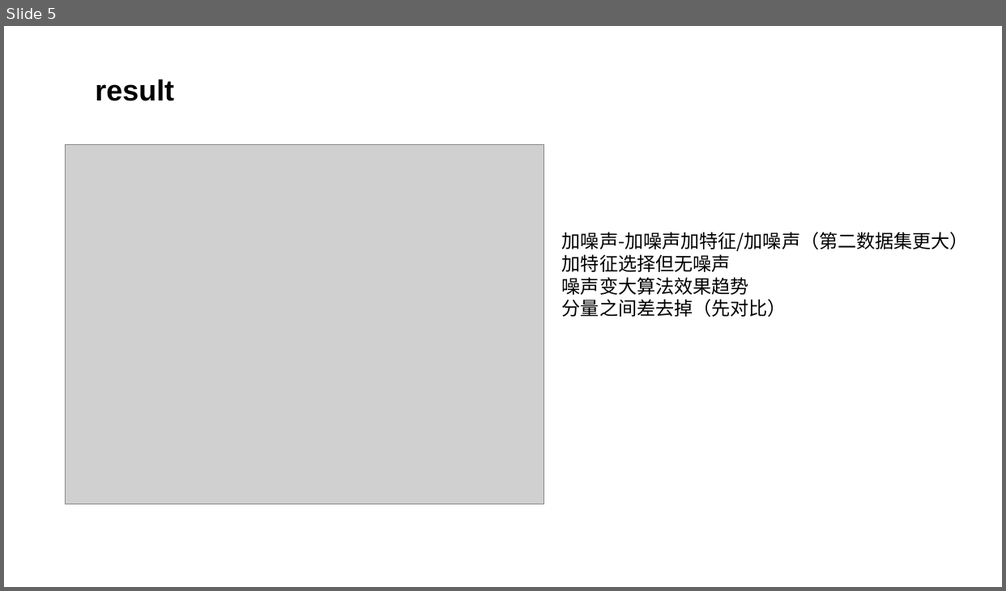
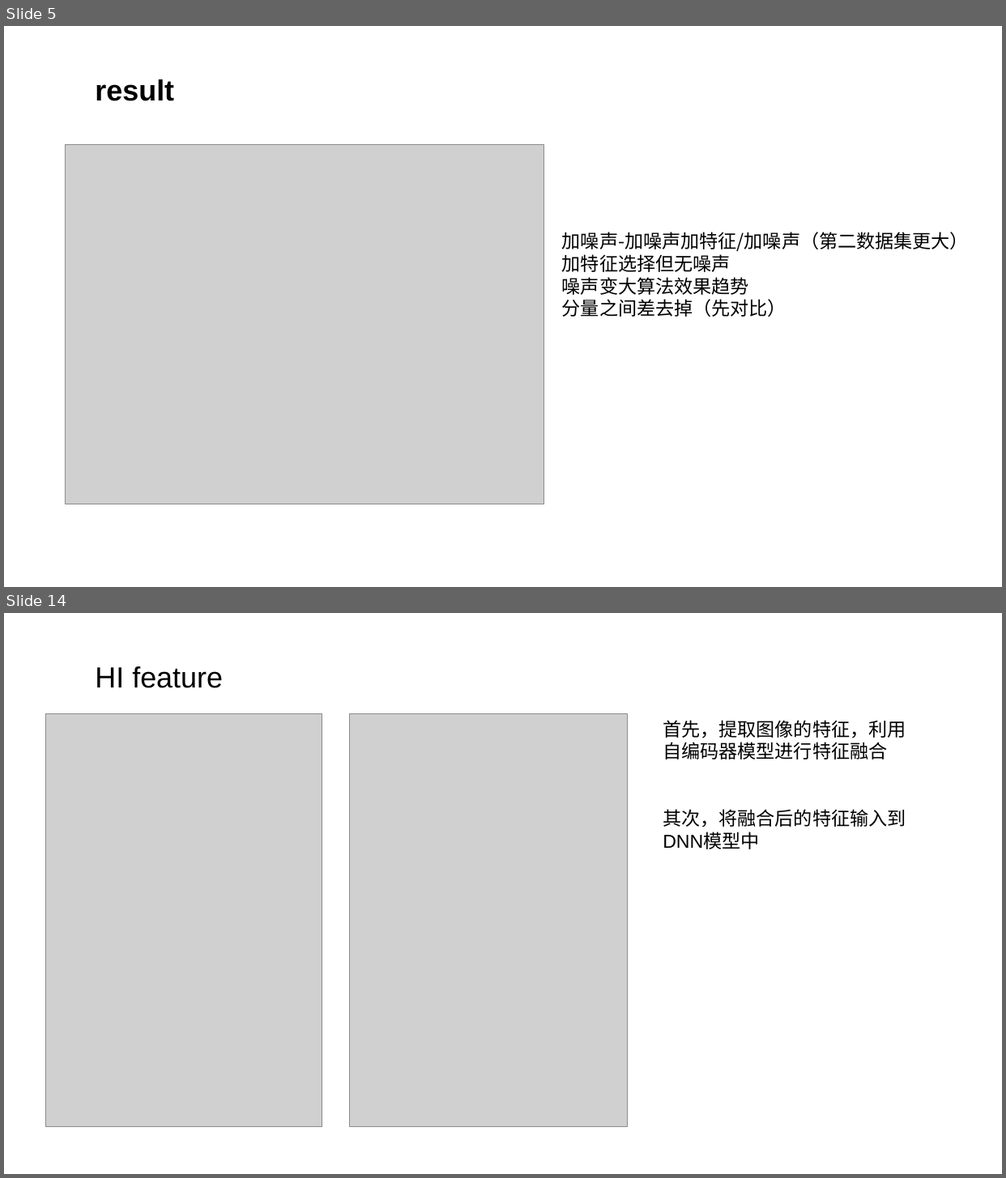
Before and after one commit to lucking666/sys, a slide deck: 卢老师论文汇报/1122汇报 .pptx. Shown one above the other, each under a label of ours: slide 5 before the commit, slides 5 and 14 after it; the slides between them are not shown. The pictures are 1006x591 and 1006x1178 pixels, drawn with LibreOffice and Linux fonts; fonts in the diff are those of the drawing; grey boxes stand for pictures. Boxes give left, top, right and bottom in pixels: in the first picture for what was removed or moved away, otherwise in the second. Text is boxed around its words. In the diff, an @@ line names an element or a change of style, - is before the commit and + after.

```diff
--- a/卢老师论文汇报/1122汇报 .pptx
+++ b/卢老师论文汇报/1122汇报 .pptx
@@ slide 14 added at <box>4,613,1002,1174</box>, background #FFFFFF @@
@@ text added at <box>95,666,223,688</box>, 28 pt, text #000000 @@
+HI feature
@@ picture added at <box>46,714,322,1127</box> @@
@@ picture added at <box>350,714,628,1127</box> @@
@@ text added at <box>663,720,906,850</box>, 18 pt, text #000000 @@
+首先，提取图像的特征，利用自编码器模型进行特征融合
+其次，将融合后的特征输入到DNN模型中
```
Also in this commit, not shown: 1 slide changed, 12 other slides added, 6 other files.
